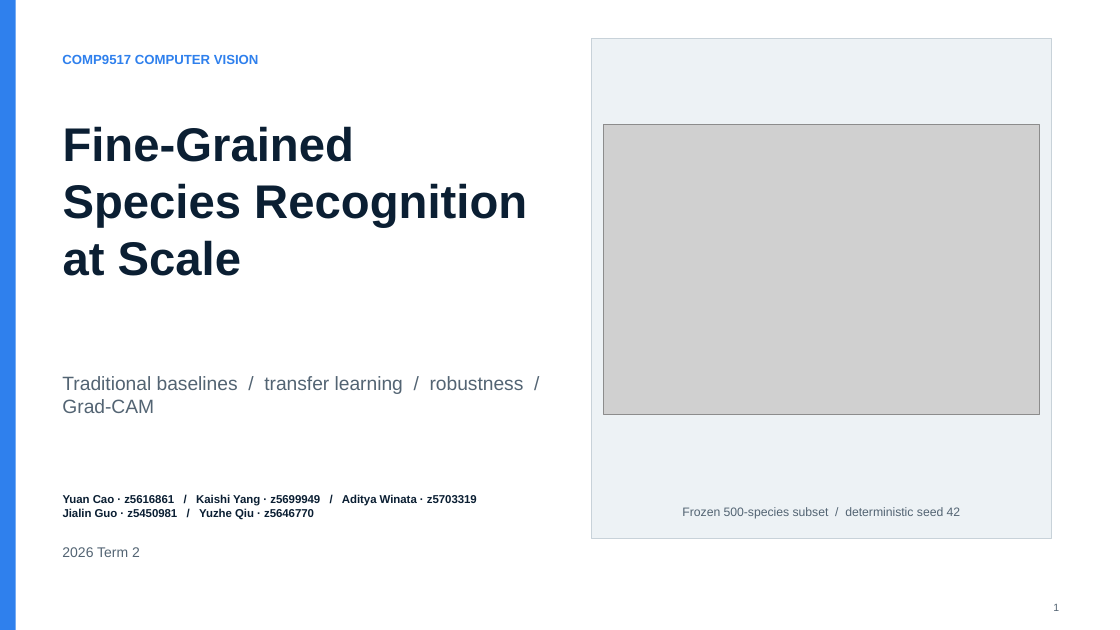
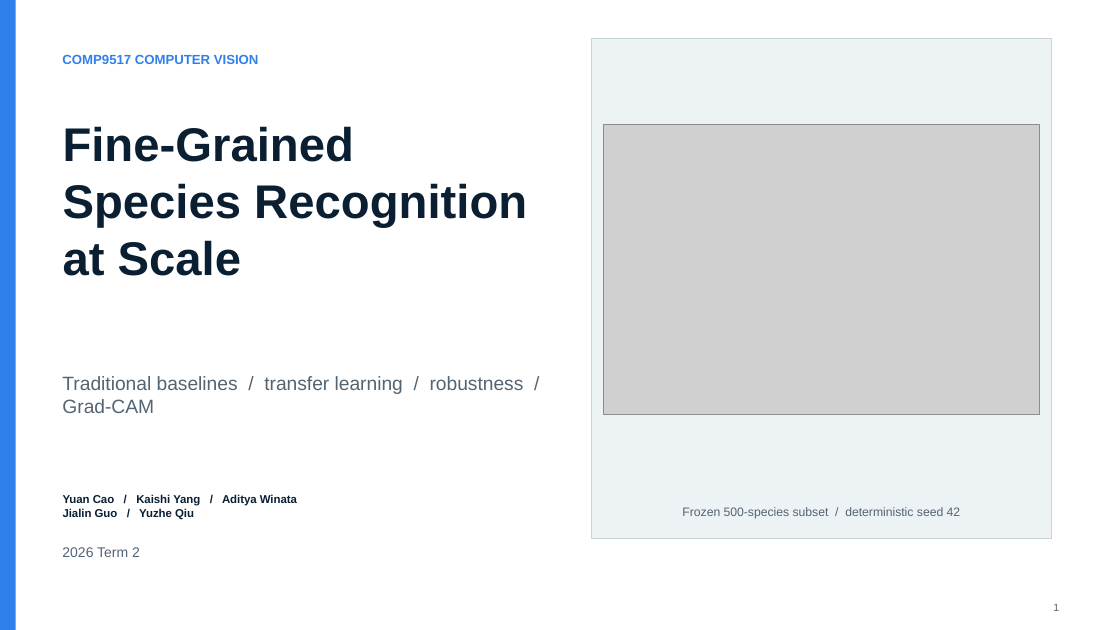
Before and after one commit to kaisyoung/inaturalist-2021-fine-grained, a slide deck: slide 1 of presentation/COMP9517_Final_Presentation_10min.pptx. Drawn at 1120x630 pixels with LibreOffice and Linux fonts; fonts in the diff are those of the drawing; grey boxes stand for pictures. Boxes give left, top, right and bottom in pixels: in the first picture for what was removed or moved away, otherwise in the second. Text is boxed around its words. In the diff, an @@ line names an element or a change of style, - is before the commit and + after.

```diff
--- a/presentation/COMP9517_Final_Presentation_10min.pptx
+++ b/presentation/COMP9517_Final_Presentation_10min.pptx
@@ text at [63, 494, 297, 519]: text changed @@
-Yuan Cao · z5616861 / Kaishi Yang · z5699949 / Aditya Winata · z5703319
-Jialin Guo · z5450981 / Yuzhe Qiu · z5646770
+Yuan Cao / Kaishi Yang / Aditya Winata
+Jialin Guo / Yuzhe Qiu
```
Also in this commit, not shown: 1 other file.
